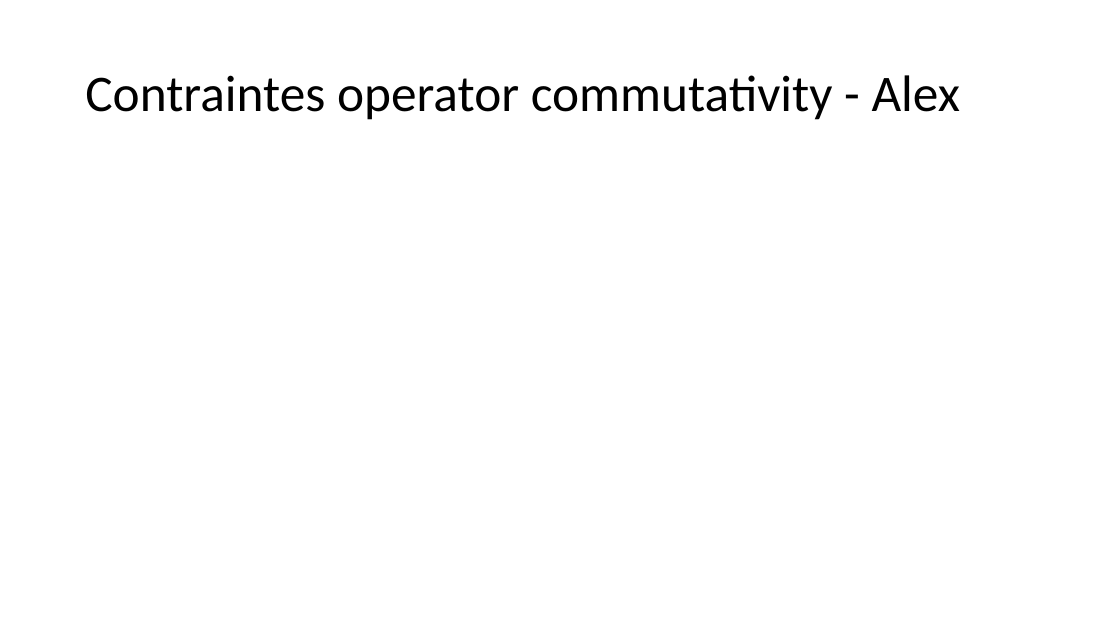
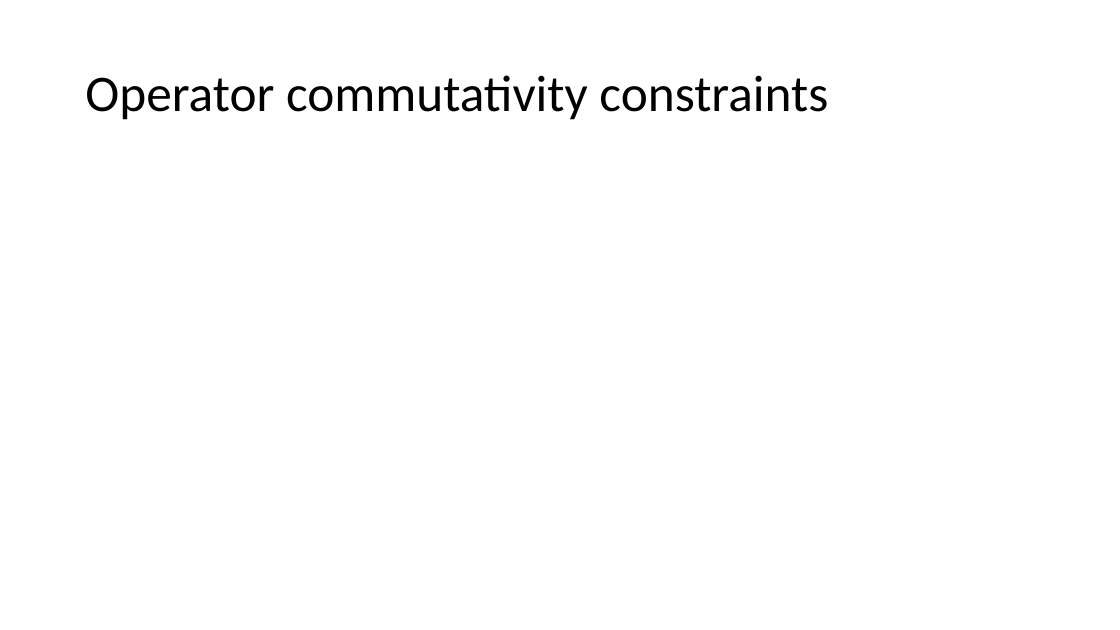
Before and after one commit to Al-th/MVA_Project_FunctionalMaps, a slide deck: slide 13 of Report/Presentation_slidesAlex.pptx. Drawn at 1120x630 pixels with LibreOffice and Linux fonts; fonts in the diff are those of the drawing; grey boxes stand for pictures. Boxes give left, top, right and bottom in pixels: in the first picture for what was removed or moved away, otherwise in the second. Text is boxed around its words. In the diff, an @@ line names an element or a change of style, - is before the commit and + after.

```diff
--- a/Report/Presentation_slidesAlex.pptx
+++ b/Report/Presentation_slidesAlex.pptx
@@ title at (85, 75, 828, 120): text changed @@
-Contraintes operator commutativity - Alex
+Operator commutativity constraints
```
Also in this commit, not shown: 5 other slides changed, 1 other file.
